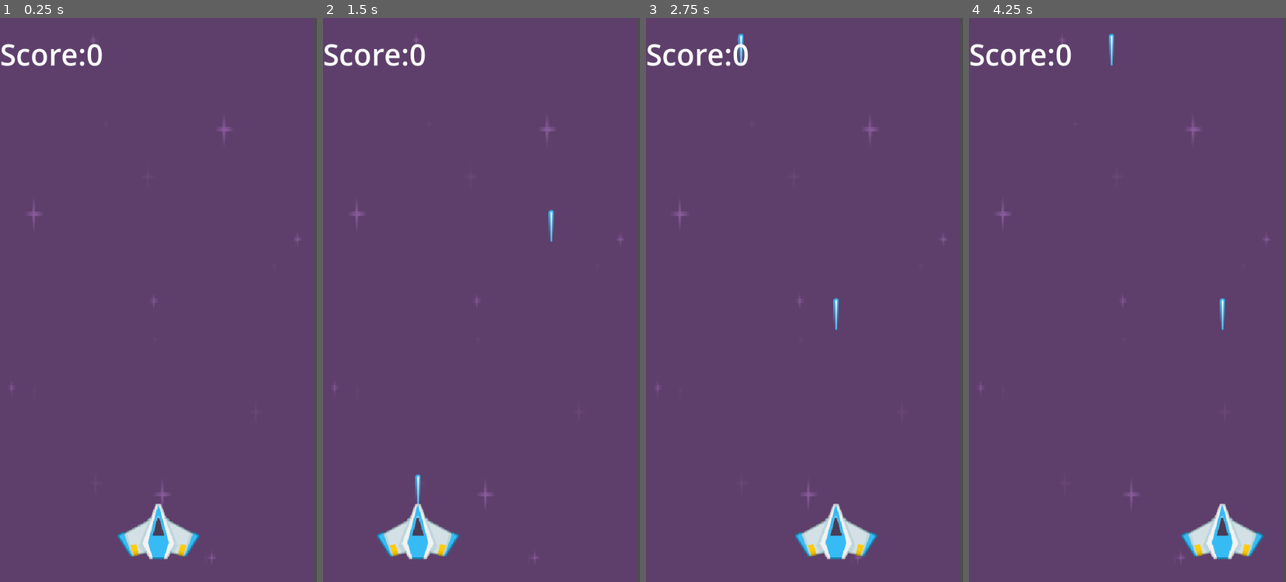
Above: before the commit, frames 1-4 (left to right).
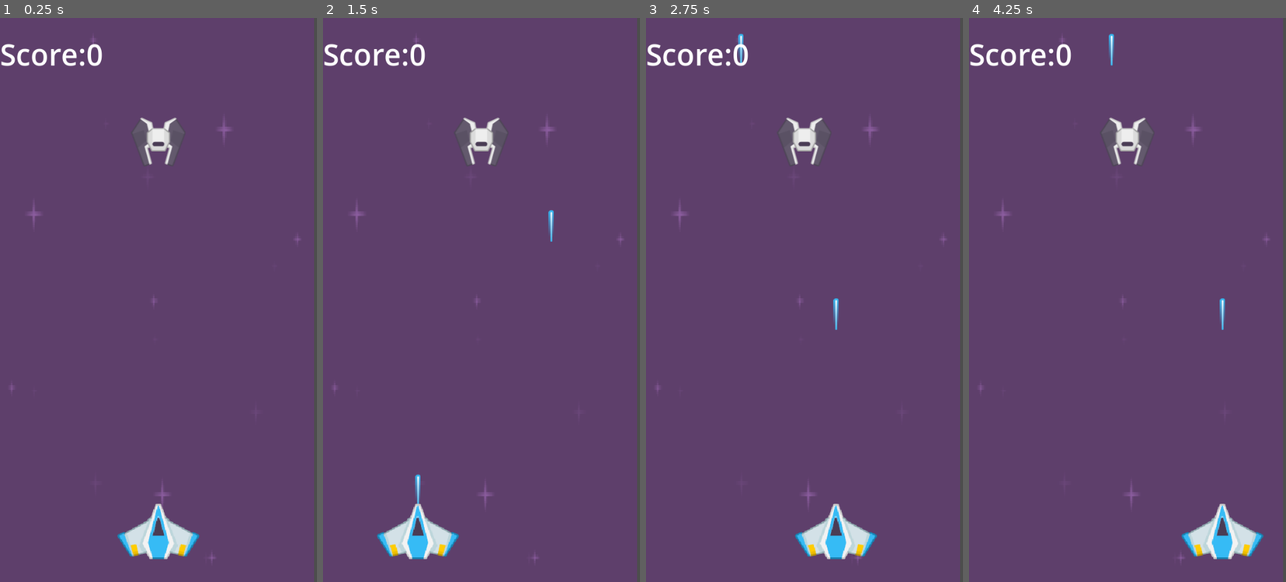
Above: after the commit, the same moments.

Repository: HA5UN0/rfgd-beginner-projects
Game: Godot game, scene res://scenes/main.tscn
The game is run twice, just before and just after one commit, with the same random seed, the same clock (stepped at 60 frames per second) and the same inputs.
Inputs (mouse positions are in pixels of both pictures, inside the frame that each line leads up to):
- Up to frame 1 (0.25 s): no input
- Up to frame 2 (1.5 s): tap Enter at 0.5 s; move the mouse to (551, 271) at 0.52 s; tap Space (fire) at 0.6, 1.35 s; move the mouse to (418, 328) at 1.27 s
- Up to frame 3 (2.75 s): move the mouse to (836, 175) at 2.02 s; tap Space (fire) at 2.1 s
- Up to frame 4 (4.25 s): move the mouse to (1111, 412) at 2.77 s; tap Space (fire) at 2.85, 3.6 s; move the mouse to (1222, 384) at 3.52 s

The runs differ from the first frame. In frame 1, 0.7% of the frame differs, in the area x 42-58%, y 17-27%; in frame 2, 0.7%; in frame 3, 0.7%; in frame 4, 0.7%.

Commit message:
created enemy scene

Diff:
--- /dev/null
+++ b/space_shooter/scenes/Enemy.tscn
@@ -0,0 +1,14 @@
+[gd_scene load_steps=3 format=3 uid="uid://l6pm7hn2rl2h"]
+
+[ext_resource type="Texture2D" uid="uid://bnlygo8kh36bf" path="res://art/kenney_space-shooter-redux/PNG/Enemies/enemyBlack1.png" id="1_0ux3x"]
+
+[sub_resource type="CircleShape2D" id="CircleShape2D_pv4p4"]
+radius = 36.6742
+
+[node name="Enemy" type="Area2D"]
+
+[node name="Sprite2D" type="Sprite2D" parent="."]
+texture = ExtResource("1_0ux3x")
+
+[node name="CollisionShape2D" type="CollisionShape2D" parent="."]
+shape = SubResource("CircleShape2D_pv4p4")
--- a/space_shooter/scenes/main.tscn
+++ b/space_shooter/scenes/main.tscn
@@ -1,10 +1,11 @@
-[gd_scene load_steps=9 format=3 uid="uid://b2jetwafg6kgt"]
+[gd_scene load_steps=10 format=3 uid="uid://b2jetwafg6kgt"]
 
 [ext_resource type="Script" path="res://scripts/player.gd" id="1_34lnp"]
 [ext_resource type="Script" path="res://scripts/main.gd" id="1_lic38"]
 [ext_resource type="Texture2D" uid="uid://1ltne3wbswto" path="res://art/kenney_space-shooter-redux/Backgrounds/purple.png" id="1_t77up"]
 [ext_resource type="Texture2D" uid="uid://bqf8ynfi2nw82" path="res://art/kenney_space-shooter-redux/PNG/playerShip2_blue.png" id="2_ps4yw"]
 [ext_resource type="PackedScene" uid="uid://d3157xmvk4kxg" path="res://scenes/laser.tscn" id="5_fjmwy"]
+[ext_resource type="PackedScene" uid="uid://l6pm7hn2rl2h" path="res://scenes/Enemy.tscn" id="6_7asll"]
 
 [sub_resource type="CircleShape2D" id="CircleShape2D_mvrvi"]
 radius = 57.3149
@@ -69,4 +70,7 @@
 horizontal_alignment = 1
 vertical_alignment = 1
 
+[node name="Enemy" parent="." instance=ExtResource("6_7asll")]
+position = Vector2(270, 211)
+
 [connection signal="area_entered" from="Player" to="Player" method="_on_area_entered"]
